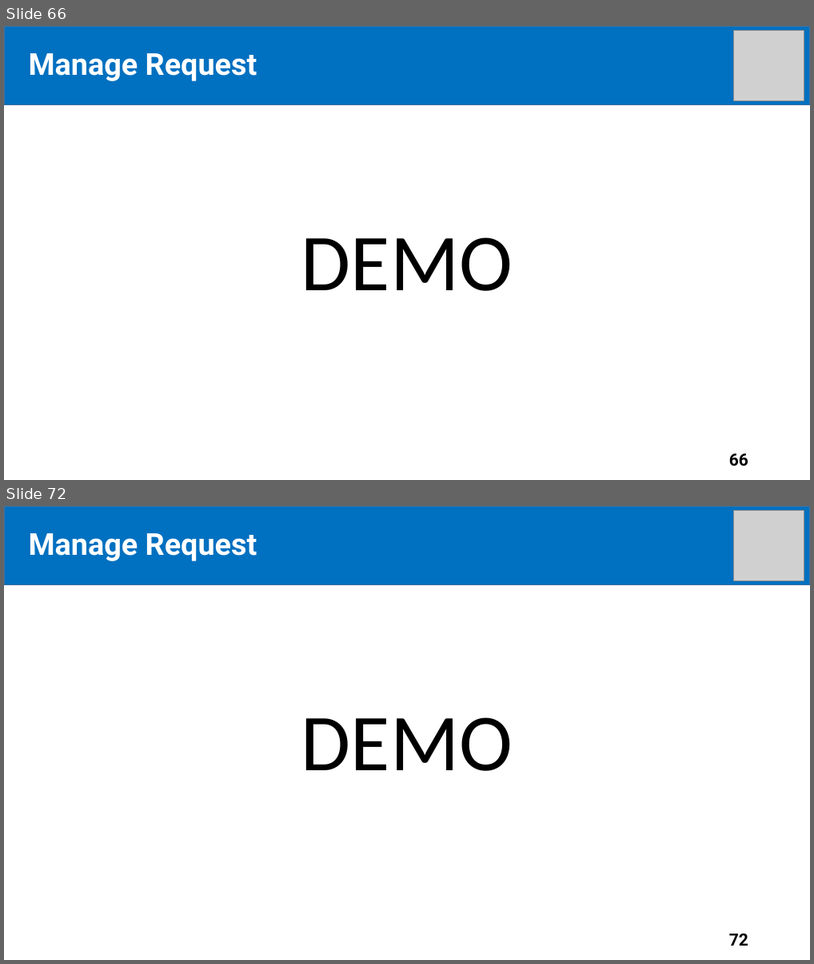
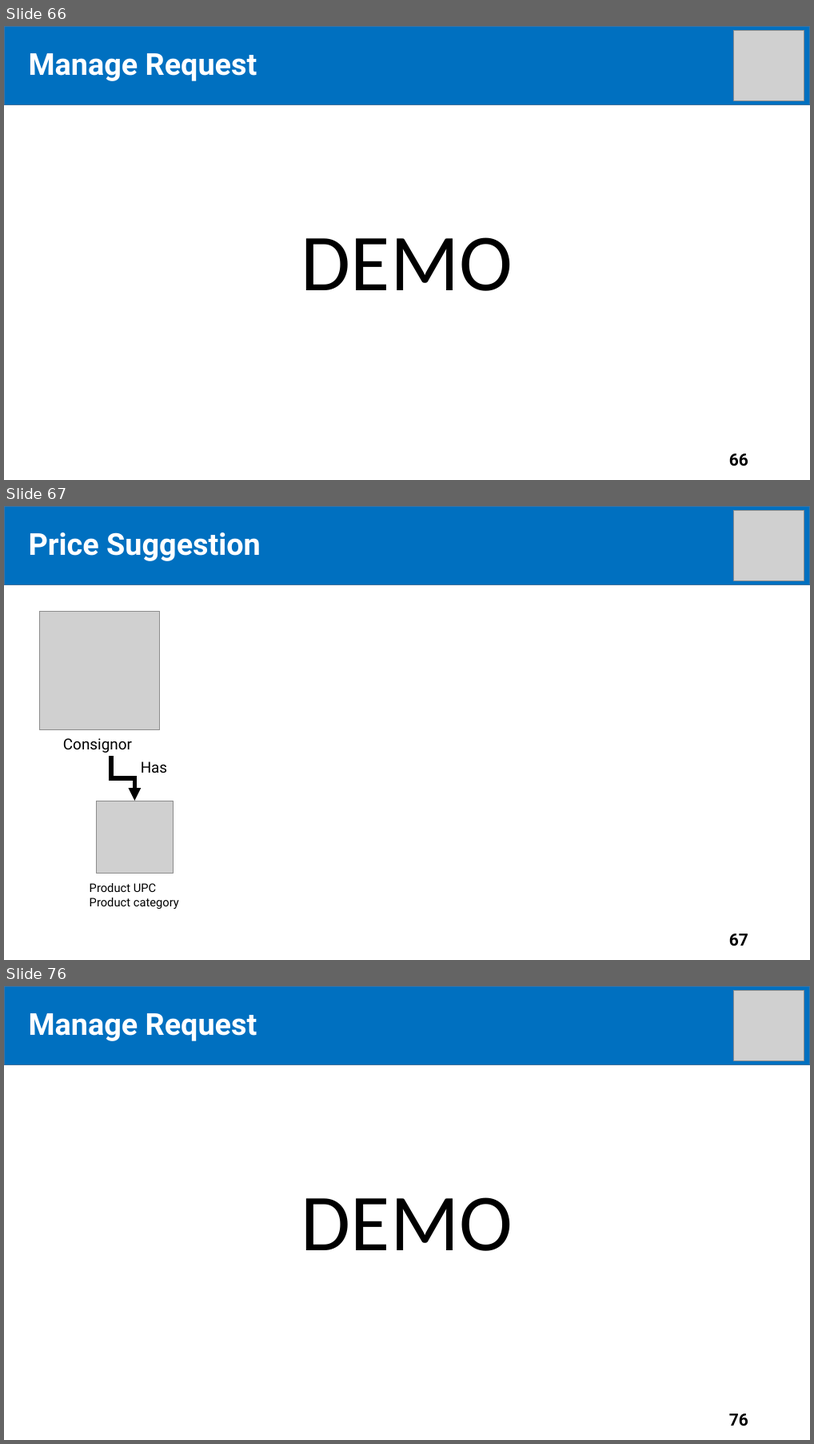
Before and after one commit to tiendan3108/CP, a slide deck: Source/Presentation/PreFinalPresentation.pptx. Shown one above the other, each under a label of ours: slides 66 and 72 before the commit, slides 66, 67 and 76 after it; the slides between them are not shown. The pictures are 814x964 and 814x1444 pixels, drawn with LibreOffice and Linux fonts; fonts in the diff are those of the drawing; grey boxes stand for pictures. Boxes give left, top, right and bottom in pixels: in the first picture for what was removed or moved away, otherwise in the second. Text is boxed around its words. In the diff, an @@ line names an element or a change of style, - is before the commit and + after.

```diff
--- a/Source/Presentation/PreFinalPresentation.pptx
+++ b/Source/Presentation/PreFinalPresentation.pptx
@@ slide 67 added at bbox=[4, 506, 810, 960], background #FFFFFF @@
@@ rectangle added at bbox=[4, 506, 810, 584], fill #0070C0, outline #43739E 1 pt @@
@@ picture added at bbox=[734, 510, 804, 580] @@
@@ text added at bbox=[29, 532, 261, 561], 36 pt, text #FFFFFF, bold @@
+Price Suggestion
@@ title added at bbox=[50, 536, 170, 561], 44 pt, text #FFFFFF, bold @@
+Outline
@@ picture added at bbox=[39, 612, 159, 730] @@
@@ text added at bbox=[63, 738, 132, 752], 18 pt, text #000000 @@
+Consignor
@@ elbow arrow added from (111, 756) to (134, 800), #000000 5 pt @@
@@ text added at bbox=[141, 761, 167, 772], 18 pt, text #000000 @@
+Has
@@ picture added at bbox=[96, 800, 174, 872] @@
@@ text added at bbox=[90, 883, 179, 908], 14 pt, text #000000 @@
+Product UPC
+Product category
@@ page number added at bbox=[730, 933, 749, 946], 20 pt, text #000000, bold @@
+67
@@ what was slide 72 is now slide 76 @@
@@ page number at bbox=[730, 1413, 749, 1426]: text changed @@
-72
+76
```
Also in this commit, not shown: 2 slides changed, 9 other slides added.
